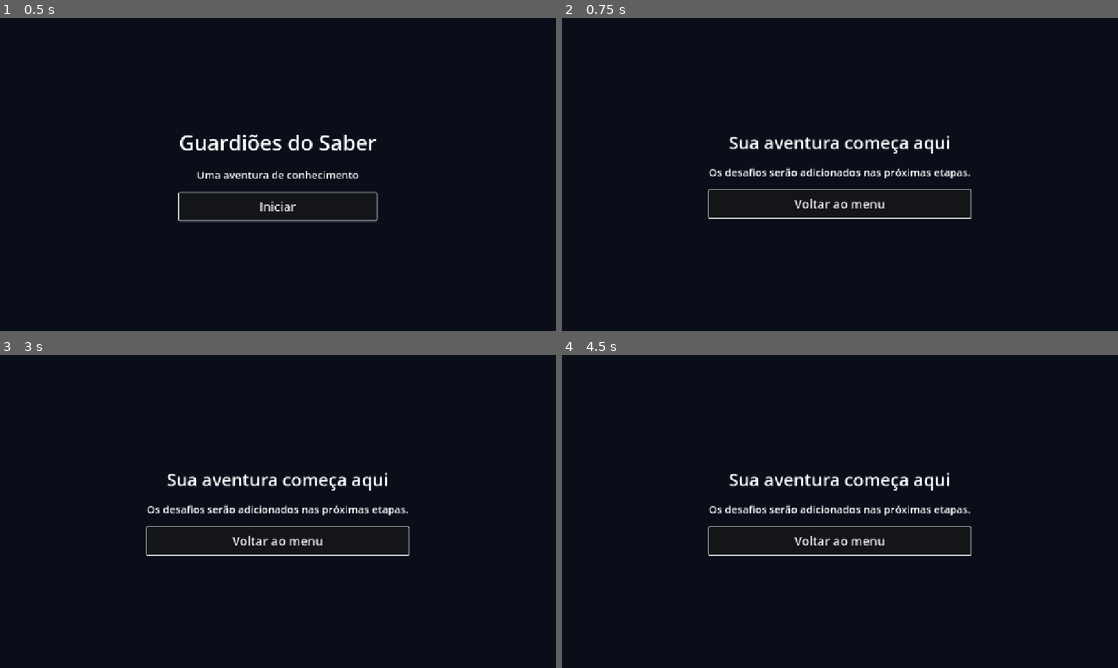
Above: before the commit, frames 1-4 (two rows, left to right).
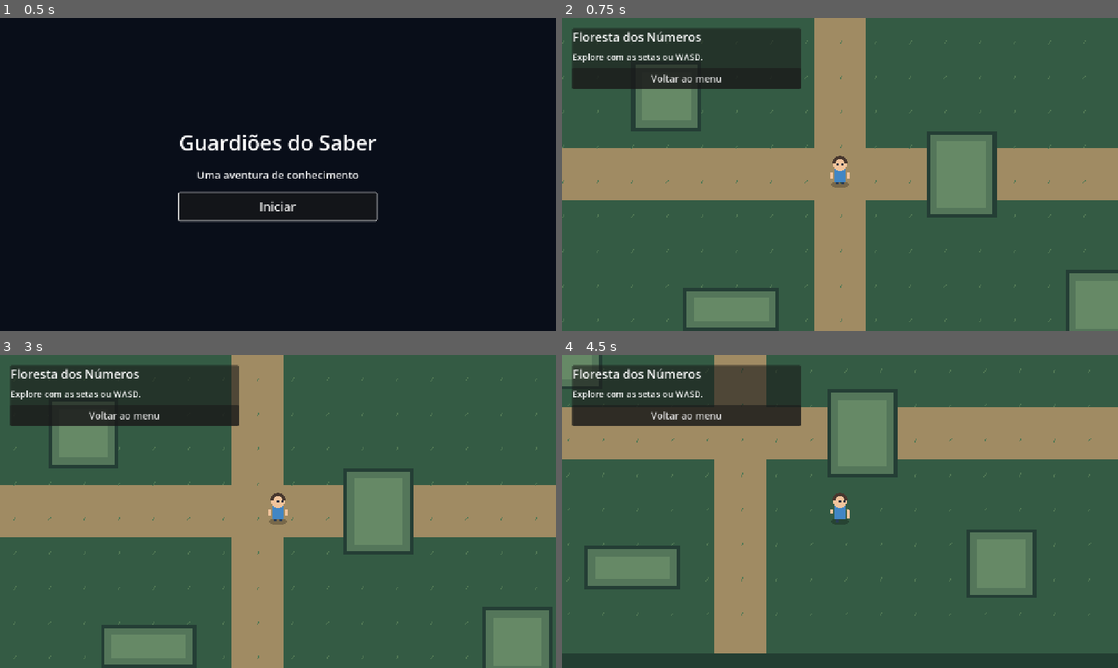
Above: after the commit, the same moments.

Repository: ArthurSalesse/Guardioes-do-Saber
Game: Godot game, scene res://scenes/main.tscn
The game is run twice, just before and just after one commit, with the same random seed, the same clock (stepped at 60 frames per second) and the same inputs.
Inputs:
- Up to frame 1 (0.5 s): no input
- Up to frame 2 (0.75 s): click "Iniciar" at 0.5 s
- Up to frame 3 (3 s): click "Voltar ao menu" at 1.25 s; click "Iniciar" at 2 s; hold Right (move_right, bound only after the commit) from 2.78 s (still down)
- Up to frame 4 (4.5 s): release Right (move_right, bound only after the commit) at 3.53 s; hold Down (move_down, bound only after the commit) 3.53-4.28 s; hold Right (move_right, bound only after the commit) from 4.28 s (still down)

Frame 1 is identical in both runs. In frame 2, 98% of the frame differs, in the area x 0-100%, y 0-100%; in frame 3, 98%; in frame 4, 100%.

Commit message:
feat: implementa movimentacao top-down e colisoes (#5)

Diff:
--- a/game/project.godot
+++ b/game/project.godot
@@ -16,6 +16,25 @@
 window/stretch/mode="canvas_items"
 window/stretch/aspect="keep"
 
+[input]
+
+move_left={
+"deadzone": 0.2,
+"events": [Object(InputEventKey,"physical_keycode":4194319), Object(InputEventKey,"physical_keycode":65)]
+}
+move_right={
+"deadzone": 0.2,
+"events": [Object(InputEventKey,"physical_keycode":4194321), Object(InputEventKey,"physical_keycode":68)]
+}
+move_up={
+"deadzone": 0.2,
+"events": [Object(InputEventKey,"physical_keycode":4194320), Object(InputEventKey,"physical_keycode":87)]
+}
+move_down={
+"deadzone": 0.2,
+"events": [Object(InputEventKey,"physical_keycode":4194322), Object(InputEventKey,"physical_keycode":83)]
+}
+
 [rendering]
 renderer/rendering_method="gl_compatibility"
 renderer/rendering_method.mobile="gl_compatibility"
--- a/game/scenes/game.tscn
+++ b/game/scenes/game.tscn
@@ -1,6 +1,8 @@
-[gd_scene load_steps=2 format=3]
+[gd_scene load_steps=4 format=3]
 
 [ext_resource type="Script" path="res://scripts/game.gd" id="1"]
+[ext_resource type="Script" path="res://scripts/world.gd" id="2"]
+[ext_resource type="PackedScene" path="res://scenes/player.tscn" id="3"]
 
 [node name="Game" type="Control"]
 layout_mode = 3
@@ -9,36 +11,39 @@
 anchor_bottom = 1.0
 grow_horizontal = 2
 grow_vertical = 2
+mouse_filter = 2
 script = ExtResource("1")
 
 [node name="World" type="Node2D" parent="."]
+script = ExtResource("2")
 
-[node name="Center" type="CenterContainer" parent="."]
-layout_mode = 1
-anchors_preset = 15
-anchor_right = 1.0
-anchor_bottom = 1.0
-grow_horizontal = 2
-grow_vertical = 2
+[node name="Player" parent="World" instance=ExtResource("3")]
+position = Vector2(960, 540)
 
-[node name="Content" type="VBoxContainer" parent="Center"]
+[node name="HUD" type="CanvasLayer" parent="."]
+
+[node name="Panel" type="PanelContainer" parent="HUD"]
+offset_left = 24.0
+offset_top = 24.0
+offset_right = 550.0
+offset_bottom = 160.0
+
+[node name="Content" type="VBoxContainer" parent="HUD/Panel"]
 layout_mode = 2
-theme_override_constants/separation = 24
+theme_override_constants/separation = 12
 
-[node name="Title" type="Label" parent="Center/Content"]
-layout_mode = 2
-theme_override_font_sizes/font_size = 40
-text = "Sua aventura começa aqui"
-horizontal_alignment = 1
-
-[node name="Description" type="Label" parent="Center/Content"]
-layout_mode = 2
-theme_override_font_sizes/font_size = 24
-text = "Os desafios serão adicionados nas próximas etapas."
-horizontal_alignment = 1
-
-[node name="Back" type="Button" parent="Center/Content"]
-custom_minimum_size = Vector2(320, 64)
+[node name="Title" type="Label" parent="HUD/Panel/Content"]
 layout_mode = 2
 theme_override_font_sizes/font_size = 28
+text = "Floresta dos Números"
+
+[node name="Instructions" type="Label" parent="HUD/Panel/Content"]
+layout_mode = 2
+theme_override_font_sizes/font_size = 20
+text = "Explore com as setas ou WASD."
+
+[node name="Back" type="Button" parent="HUD/Panel/Content"]
+custom_minimum_size = Vector2(280, 48)
+layout_mode = 2
+theme_override_font_sizes/font_size = 22
 text = "Voltar ao menu"
--- /dev/null
+++ b/game/scenes/player.tscn
@@ -0,0 +1,22 @@
+[gd_scene load_steps=3 format=3]
+
+[ext_resource type="Script" path="res://scripts/player.gd" id="1"]
+[sub_resource type="CircleShape2D" id="Feet"]
+radius = 14.0
+
+[node name="Player" type="CharacterBody2D"]
+collision_layer = 2
+collision_mask = 1
+motion_mode = 1
+script = ExtResource("1")
+
+[node name="CollisionShape2D" type="CollisionShape2D" parent="."]
+position = Vector2(0, 10)
+shape = SubResource("Feet")
+
+[node name="Camera2D" type="Camera2D" parent="."]
+limit_left = 0
+limit_top = 0
+limit_right = 1920
+limit_bottom = 1080
+position_smoothing_enabled = false
--- a/game/scripts/game.gd
+++ b/game/scripts/game.gd
@@ -4,5 +4,9 @@
 
 
 func _ready() -> void:
-	$Center/Content/Back.pressed.connect(func(): navigate.emit(&"menu"))
-	$Center/Content/Back.grab_focus()
+	$HUD/Panel/Content/Back.pressed.connect(func(): navigate.emit(&"menu"))
+	# Setas controlam o personagem; Tab ainda permite selecionar o botão.
+	$HUD/Panel/Content/Back.focus_neighbor_left = $HUD/Panel/Content/Back.get_path()
+	$HUD/Panel/Content/Back.focus_neighbor_right = $HUD/Panel/Content/Back.get_path()
+	$HUD/Panel/Content/Back.focus_neighbor_top = $HUD/Panel/Content/Back.get_path()
+	$HUD/Panel/Content/Back.focus_neighbor_bottom = $HUD/Panel/Content/Back.get_path()
--- /dev/null
+++ b/game/scripts/player.gd
@@ -0,0 +1,47 @@
+extends CharacterBody2D
+## Movimento cardinal sem diagonais; animação procedural provisória.
+
+@export var speed := 240.0
+var facing := Vector2.DOWN
+var walking := false
+var animation_time := 0.0
+
+
+func _physics_process(delta: float) -> void:
+	var direction := Input.get_vector("move_left", "move_right", "move_up", "move_down")
+	# Quatro direções: empates priorizam o eixo horizontal.
+	if absf(direction.x) >= absf(direction.y):
+		direction = Vector2(signf(direction.x), 0)
+	else:
+		direction = Vector2(0, signf(direction.y))
+	velocity = direction * speed
+	if direction != Vector2.ZERO:
+		facing = direction
+	move_and_slide()
+	walking = get_real_velocity().length() > 1.0
+	animation_time = animation_time + delta if walking else 0.0
+	queue_redraw()
+
+
+func _draw() -> void:
+	var stride := sin(animation_time * 16.0) * 5.0 if walking else 0.0
+	draw_ellipse_shadow()
+	draw_line(Vector2(-7, 8), Vector2(-7, 22 + stride), Color("283b55"), 8)
+	draw_line(Vector2(7, 8), Vector2(7, 22 - stride), Color("283b55"), 8)
+	draw_rect(Rect2(-14, -12, 28, 30), Color("4286c4"))
+	draw_line(Vector2(-18, -6), Vector2(-20, 10 - stride), Color("f2c49c"), 7)
+	draw_line(Vector2(18, -6), Vector2(20, 10 + stride), Color("f2c49c"), 7)
+	draw_circle(Vector2(0, -23), 15, Color("f2c49c"))
+	draw_arc(Vector2(0, -25), 14, PI, TAU, 16, Color("47372e"), 7)
+	if facing != Vector2.UP:
+		var eye_x := facing.x * 5
+		draw_circle(Vector2(-5 + eye_x, -23), 2, Color("202d3d"))
+		draw_circle(Vector2(5 + eye_x, -23), 2, Color("202d3d"))
+	else:
+		draw_circle(Vector2(0, -25), 12, Color("47372e"))
+
+
+func draw_ellipse_shadow() -> void:
+	draw_set_transform(Vector2(0, 23), 0, Vector2(1, 0.35))
+	draw_circle(Vector2.ZERO, 22, Color(0, 0, 0, 0.25))
+	draw_set_transform(Vector2.ZERO)
--- /dev/null
+++ b/game/scripts/world.gd
@@ -0,0 +1,41 @@
+extends Node2D
+## Área provisória; retângulos visuais e colisores compartilham a mesma geometria.
+
+const SIZE := Vector2(1920, 1080)
+const WALLS: Array[Rect2] = [
+	Rect2(0, 0, 1920, 32), Rect2(0, 1048, 1920, 32),
+	Rect2(0, 32, 32, 1016), Rect2(1888, 32, 32, 1016),
+]
+const OBSTACLES: Array[Rect2] = [
+	Rect2(1160, 440, 160, 200), Rect2(480, 280, 160, 160),
+	Rect2(600, 800, 220, 100), Rect2(1480, 760, 160, 160),
+]
+
+
+func _ready() -> void:
+	for rect in WALLS + OBSTACLES:
+		var body := StaticBody2D.new()
+		body.collision_layer = 1
+		body.collision_mask = 2
+		var collider := CollisionShape2D.new()
+		var shape := RectangleShape2D.new()
+		shape.size = rect.size
+		collider.shape = shape
+		body.position = rect.get_center()
+		body.add_child(collider)
+		add_child(body)
+
+
+func _draw() -> void:
+	draw_rect(Rect2(Vector2.ZERO, SIZE), Color("345b44"))
+	draw_rect(Rect2(32, 480, 1856, 120), Color("a08b63"))
+	draw_rect(Rect2(900, 32, 120, 1016), Color("a08b63"))
+	for x in range(80, 1880, 80):
+		for y in range(80, 1040, 80):
+			draw_line(Vector2(x, y), Vector2(x + 5, y - 8), Color("527955"), 2)
+	for rect in WALLS:
+		draw_rect(rect, Color("233e32"))
+	for rect in OBSTACLES:
+		draw_rect(rect, Color("243e35"))
+		draw_rect(rect.grow(-8), Color("54765a"))
+		draw_rect(rect.grow(-24), Color("668966"))
--- /dev/null
+++ b/game/tests/movement_test.gd
@@ -0,0 +1,81 @@
+extends SceneTree
+
+var failures := 0
+
+
+func _initialize() -> void:
+	run.call_deferred()
+
+
+func check(condition: bool, message: String) -> void:
+	if not condition:
+		push_error(message)
+		failures += 1
+
+
+func ticks(count: int) -> void:
+	for i in range(count):
+		await physics_frame
+	await process_frame
+
+
+func run() -> void:
+	var game = load("res://scenes/game.tscn").instantiate()
+	root.add_child(game)
+	var player = game.get_node("World/Player")
+	var camera: Camera2D = player.get_node("Camera2D")
+	await ticks(3)
+	check(player is CharacterBody2D, "Player deve usar CharacterBody2D")
+	for binding in [["move_left", KEY_LEFT, KEY_A], ["move_right", KEY_RIGHT, KEY_D],
+		["move_up", KEY_UP, KEY_W], ["move_down", KEY_DOWN, KEY_S]]:
+		var keys: Array[int] = []
+		for event in InputMap.action_get_events(binding[0]):
+			if event is InputEventKey:
+				keys.append(event.physical_keycode)
+		check(binding[1] in keys and binding[2] in keys, "Atalhos físicos: " + binding[0])
+	for action in ["move_left", "move_right", "move_up", "move_down"]:
+		player.position = Vector2(960, 540)
+		var start: Vector2 = player.position
+		Input.action_press(action)
+		await ticks(12)
+		var distance: Vector2 = player.position - start
+		check(distance.length() > 20, "Movimento: " + action)
+		check(is_zero_approx(distance.x) or is_zero_approx(distance.y), "Movimento cardinal")
+		check(player.walking and player.animation_time > 0, "Animação ao caminhar")
+		Input.action_release(action)
+		await ticks(2)
+		check(player.velocity == Vector2.ZERO and not player.walking, "Parada ao soltar")
+		check(player.animation_time == 0, "Animação ociosa")
+	player.position = Vector2(960, 540)
+	Input.action_press("move_right")
+	Input.action_press("move_down")
+	await ticks(12)
+	check(is_equal_approx(player.position.y, 540), "Duas teclas não geram diagonal")
+	check(is_equal_approx(player.velocity.length(), player.speed), "Sem ganho de velocidade")
+	Input.action_release("move_down")
+	# O obstáculo à direita começa em x=1160; o raio do jogador é 14.
+	await ticks(80)
+	check(player.position.x <= 1146.1, "Colisão com obstáculo")
+	check(not player.walking, "Parado contra parede não anima caminhada")
+	Input.action_release("move_right")
+	for sample in [
+		[Vector2(100, 200), "move_left", 0],
+		[Vector2(1800, 200), "move_right", 1],
+		[Vector2(300, 100), "move_up", 2],
+		[Vector2(300, 980), "move_down", 3],
+	]:
+		player.position = sample[0]
+		Input.action_press(sample[1])
+		await ticks(60)
+		Input.action_release(sample[1])
+		check(player.position.x >= 45.9 and player.position.x <= 1874.1, "Limites horizontais")
+		check(player.position.y >= 35.9 and player.position.y <= 1024.1, "Limites verticais")
+		camera.force_update_scroll()
+		var center := camera.get_screen_center_position()
+		var half := root.get_visible_rect().size / 2
+		check(center.x >= half.x - 1 and center.x <= 1920 - half.x + 1, "Limites da câmera X")
+		check(center.y >= half.y - 1 and center.y <= 1080 - half.y + 1, "Limites da câmera Y")
+	game.queue_free()
+	await process_frame
+	print("Movement: %s" % ("PASS" if failures == 0 else "FAIL"))
+	quit(0 if failures == 0 else 1)
--- a/game/tests/navigation_test.gd
+++ b/game/tests/navigation_test.gd
@@ -26,7 +26,7 @@
 		await process_frame
 		check(main.current_route == &"game", "Iniciar deve abrir o jogo")
 		check(main.get_child_count() == 1, "Deve existir apenas uma tela ativa")
-		main.get_node("Game/Center/Content/Back").pressed.emit()
+		main.get_node("Game/HUD/Panel/Content/Back").pressed.emit()
 		await process_frame
 		await process_frame
 		check(main.current_route == &"menu", "Voltar deve abrir o menu")
Not shown, changed: game/export_presets.cfg
Not shown, added: game/scripts/player.gd.uid
Not shown, added: game/scripts/world.gd.uid
Not shown, added: game/tests/movement_test.gd.uid
Not shown, changed: docs/GODOT.md
